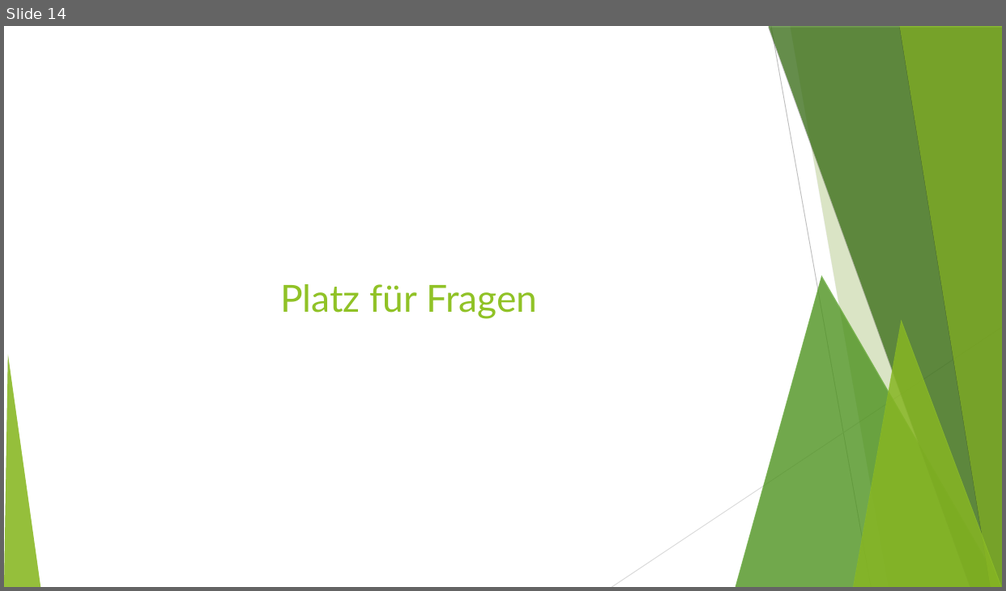
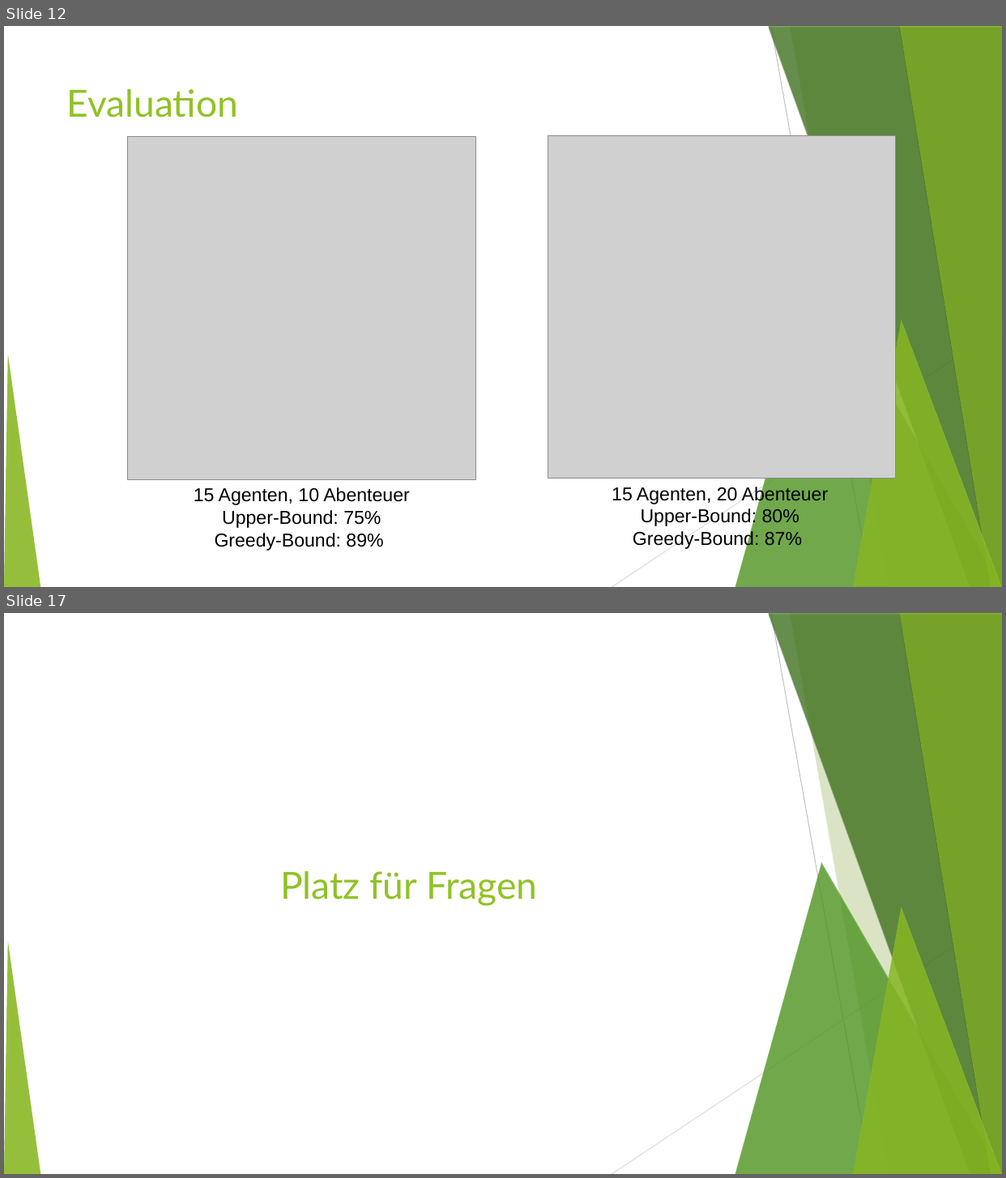
Before and after one commit to MFizz/AiF, a slide deck: Abschluss/alt.odp. Shown one above the other, each under a label of ours: slide 14 before the commit, slides 12 and 17 after it; the slides between them are not shown. The pictures are 1006x591 and 1006x1178 pixels, drawn with LibreOffice and Linux fonts; fonts in the diff are those of the drawing; grey boxes stand for pictures. Boxes give left, top, right and bottom in pixels: in the first picture for what was removed or moved away, otherwise in the second. Text is boxed around its words. In the diff, an @@ line names an element or a change of style, - is before the commit and + after.

```diff
--- a/Abschluss/alt.odp
+++ b/Abschluss/alt.odp
@@ slide 12 added at (4,26,1002,587), background #FFFFFF; not listed: 10 template elements that a slide beside it also shows @@
@@ title added at (67,89,239,118), 36 pt, text #90C226 @@
+Evaluation
@@ picture added at (127,137,475,480) @@
@@ picture added at (548,135,895,478) @@
@@ text added at (612,485,829,550), 18 pt, text #000000 @@
+15 Agenten, 20 Abenteuer
+Upper-Bound: 80%
+Greedy-Bound: 87%
@@ text added at (194,488,410,551), 18 pt, text #000000 @@
+15 Agenten, 10 Abenteuer
+Upper-Bound: 75%
+Greedy-Bound: 89%
@@ what was slide 14 is now slide 17 @@
```
Also in this commit, not shown: 10 slides changed, 5 other slides added, 3 slides removed.
